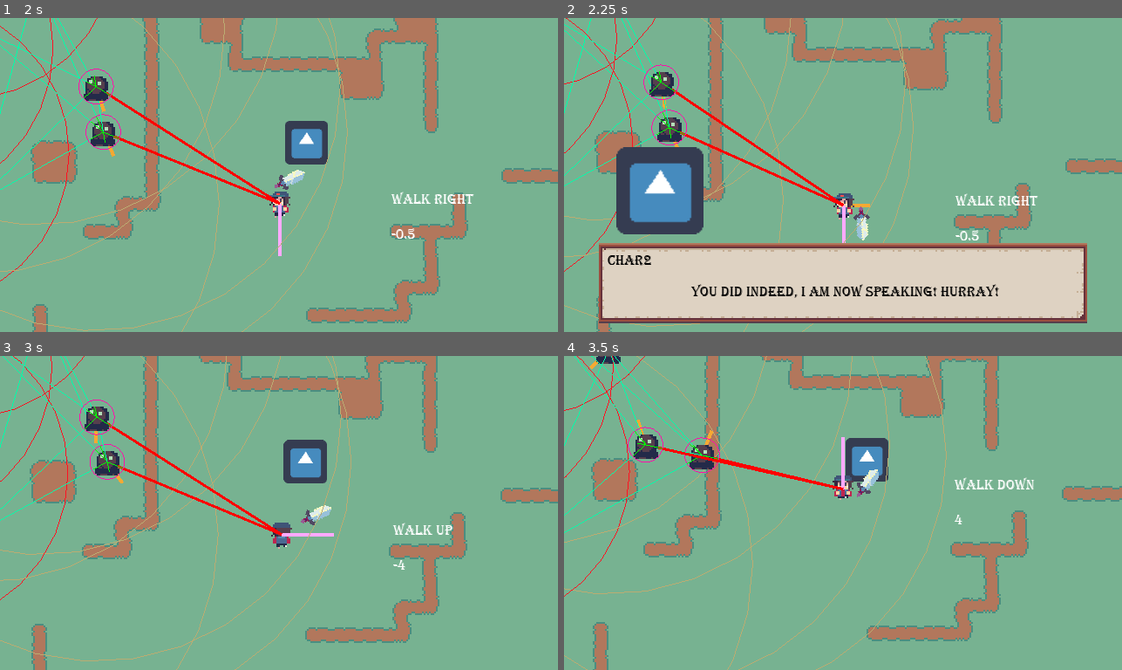
Above: before the commit, frames 1-4 (two rows, left to right).
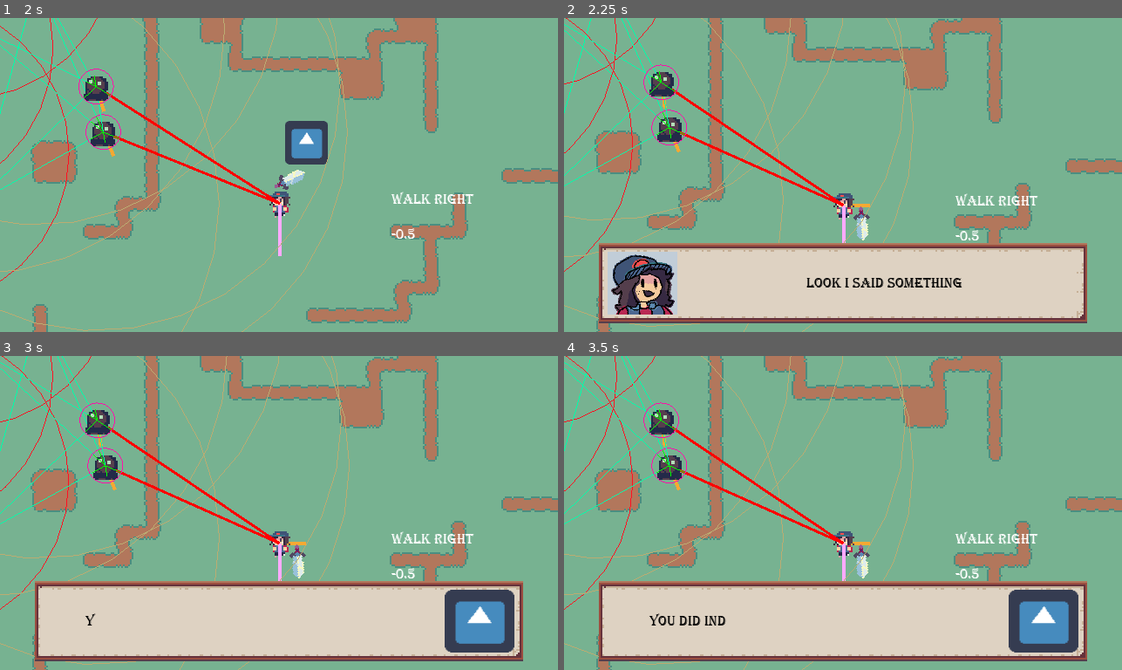
Above: after the commit, the same moments.

Repository: OceanBoy612/SimpleRPG
Game: Godot game, scene res://Code/Maps/Map1.tscn
Same seed, same stepped clock (60 frames per second), same inputs: the game is played once before the commit and once after it. The engine's default icon, where the game draws it, is replaced by a stand-in: a white triangle on a blue panel in a dark square.
Inputs (mouse positions are in pixels of both pictures, inside the frame that each line leads up to):
- Up to frame 1 (2 s): tap Enter (ui_accept) at 0.5, 0.77, 1.52 s; move the mouse to (401, 159) at 0.52 s; hold Right (ui_right) 0.53-1.28 s; hold E (interact) 0.53-1.28 s; click (401, 159) at 0.67 s; move the mouse to (167, 190) at 1.27 s; hold Down (ui_down) from 1.28 s (still down); click (167, 190) at 1.35 s; tap E (interact) at 1.55 s
- Up to frame 2 (2.25 s): move the mouse to (898, 105) at 2.02 s; release Down (ui_down) at 2.03 s; hold Right (ui_right) from 2.03 s (still down); hold E (interact) from 2.03 s (still down); click (898, 105) at 2.17 s
- Up to frame 3 (3 s): tap Enter (ui_accept) at 2.75 s; move the mouse to (279, 513) at 2.77 s; release Right (ui_right) at 2.78 s; release E (interact) at 2.78 s; hold Up (ui_up) from 2.78 s (still down); tap E (interact) at 2.85 s; click (279, 513) at 2.92 s
- Up to frame 4 (3.5 s): keep holding Up (ui_up); tap Enter (ui_accept) at 3.02 s

Frame 1 is identical in both runs. In frame 2, 8.3% of the frame differs, in the area x 7-78%, y 41-95%; in frame 3, 35%; in frame 4, 37%, in the area x 0-100%, y 0-100%.

Commit message:
added typewriter effect to dialogue and faces can be on left or right side now

Diff:
--- a/src/Code/Interface/GUI/DialogueBox.gd
+++ b/src/Code/Interface/GUI/DialogueBox.gd
@@ -2,6 +2,8 @@
 class_name DialogueBox
 
 signal dialogue_ended
+
+export var chars_per_second = 21
 
 onready var dialogue_player = $DialoguePlayer as DialoguePlayer
 
@@ -11,7 +13,10 @@
 #onready var button_next = $Panel/MC/Rows/Columns/ButtonNext as Button
 #onready var button_finished = $Panel/MC/Rows/Columns/ButtonFinished as Button
 
-onready var portrait = $Portrait as TextureRect
+onready var portrait_l = $Panel/MC/Rows/Columns/PortraitLeft as TextureRect
+onready var portrait_r = $Panel/MC/Rows/Columns/PortraitRight as TextureRect
+
+onready var tween = $Tween as Tween
 
 var dialogue_finished = false
 
@@ -27,11 +32,7 @@
 	update_content()
 	show()
 	dialogue_finished = false
-
-
-func _on_ButtonNext_pressed() -> void:
-	dialogue_player.next()
-	update_content()
+	start_type_write()
 
 
 func _on_DialoguePlayer_finished() -> void:
@@ -41,29 +42,42 @@
 #	button_finished.show()
 
 
-func _on_ButtonFinished_pressed() -> void:
-	emit_signal("dialogue_ended")
-	hide()
-
-
 func update_content() -> void:
 	var dialogue_player_name = dialogue_player.title
 	name_label.text = DialogueDatabase.get_display_name(dialogue_player_name)
 	text_label.text = dialogue_player.text
-	portrait.texture = DialogueDatabase.get_texture(
+	var tex = DialogueDatabase.get_texture(
 		dialogue_player_name, dialogue_player.expression
 	)
+	portrait_l.texture = tex
+	portrait_r.texture = tex
+	if dialogue_player.side == "left":
+		portrait_l.show()
+		portrait_r.hide()
+	else:
+		portrait_r.show()
+		portrait_l.hide()
+
+
+func start_type_write():
+	var duration = text_label.text.length() / chars_per_second
+	tween.interpolate_property(text_label, "percent_visible",
+			0, 1, duration, Tween.TRANS_LINEAR)
+	tween.start()
 
 
 
 func _on_DialogueBox_gui_input(event):
 	var cond1 = event is InputEventMouseButton and event.is_pressed()
-	var cond2 = event.is_action_pressed("interact") # dones't work
+	var cond2 = event.is_action_pressed("interact") # doesn't work
 #	print(event, cond1, cond2)
 	if cond1 or cond2:
-		if dialogue_finished:
+		if tween.is_active():
+			tween.seek(tween.get_runtime()) # finish the tween
+		elif dialogue_finished:
 			emit_signal("dialogue_ended")
 			hide()
 		else:
 			dialogue_player.next()
 			update_content()
+			start_type_write()
--- a/src/Code/Interface/GUI/DialogueBox.tscn
+++ b/src/Code/Interface/GUI/DialogueBox.tscn
@@ -1,28 +1,14 @@
-[gd_scene load_steps=4 format=2]
+[gd_scene load_steps=5 format=2]
 
 [ext_resource path="res://Art/~Sprites/Text box.png" type="Texture" id=1]
 [ext_resource path="res://Code/Interface/GUI/DialogueBox.gd" type="Script" id=2]
 [ext_resource path="res://Code/dialogue/DialoguePlayer.tscn" type="PackedScene" id=3]
+[ext_resource path="res://Art/~Sprites/Player Portrait.png" type="Texture" id=4]
 
 [node name="DialogueBox" type="Control"]
 anchor_right = 1.0
 anchor_bottom = 1.0
 script = ExtResource( 2 )
-__meta__ = {
-"_edit_use_anchors_": false
-}
-
-[node name="Portrait" type="TextureRect" parent="."]
-anchor_left = 1.0
-anchor_top = 1.0
-anchor_right = 1.0
-anchor_bottom = 1.0
-margin_left = -289.89
-margin_top = -105.529
-margin_right = -239.89
-margin_bottom = -55.5288
-mouse_filter = 2
-expand = true
 __meta__ = {
 "_edit_use_anchors_": false
 }
@@ -67,6 +53,7 @@
 custom_constants/separation = 0
 
 [node name="Name" type="Label" parent="Panel/MC/Rows"]
+visible = false
 self_modulate = Color( 0, 0, 0, 1 )
 margin_right = 270.0
 margin_bottom = 10.0
@@ -74,7 +61,6 @@
 text = "Name"
 
 [node name="Columns" type="HBoxContainer" parent="Panel/MC/Rows"]
-margin_top = 10.0
 margin_right = 270.0
 margin_bottom = 36.0
 rect_pivot_offset = Vector2( -74.5, 22.5 )
@@ -85,10 +71,22 @@
 "_edit_use_anchors_": false
 }
 
+[node name="PortraitLeft" type="TextureRect" parent="Panel/MC/Rows/Columns"]
+margin_right = 40.0
+margin_bottom = 36.0
+rect_min_size = Vector2( 40, 0 )
+mouse_filter = 2
+texture = ExtResource( 4 )
+expand = true
+__meta__ = {
+"_edit_use_anchors_": false
+}
+
 [node name="Text" type="Label" parent="Panel/MC/Rows/Columns"]
 self_modulate = Color( 0, 0, 0, 1 )
-margin_right = 270.0
-margin_bottom = 26.0
+margin_left = 48.0
+margin_right = 222.0
+margin_bottom = 36.0
 size_flags_horizontal = 3
 size_flags_vertical = 5
 text = "Dialogue Text"
@@ -97,34 +95,21 @@
 autowrap = true
 clip_text = true
 
-[node name="ButtonNext" type="Button" parent="Panel/MC/Rows/Columns"]
-visible = false
-margin_left = 225.0
-margin_top = 2.0
+[node name="PortraitRight" type="TextureRect" parent="Panel/MC/Rows/Columns"]
+margin_left = 230.0
 margin_right = 270.0
-margin_bottom = 24.0
-rect_min_size = Vector2( 40, 20 )
+margin_bottom = 36.0
+rect_min_size = Vector2( 40, 0 )
 mouse_filter = 2
-size_flags_vertical = 4
-text = "Next"
-
-[node name="ButtonFinished" type="Button" parent="Panel/MC/Rows/Columns"]
-visible = false
-margin_left = 280.0
-margin_top = 14.0
-margin_right = 320.0
-margin_bottom = 34.0
-rect_min_size = Vector2( 40, 20 )
-mouse_filter = 2
-size_flags_vertical = 4
-text = "End"
+texture = ExtResource( 4 )
+expand = true
 __meta__ = {
-"_editor_description_": ""
+"_edit_use_anchors_": false
 }
 
 [node name="DialoguePlayer" parent="." instance=ExtResource( 3 )]
 
+[node name="Tween" type="Tween" parent="."]
+
 [connection signal="gui_input" from="." to="." method="_on_DialogueBox_gui_input"]
-[connection signal="pressed" from="Panel/MC/Rows/Columns/ButtonNext" to="." method="_on_ButtonNext_pressed"]
-[connection signal="pressed" from="Panel/MC/Rows/Columns/ButtonFinished" to="." method="_on_ButtonFinished_pressed"]
 [connection signal="finished" from="DialoguePlayer" to="." method="_on_DialoguePlayer_finished"]
--- a/src/Code/dialogue/DialoguePlayer.gd
+++ b/src/Code/dialogue/DialoguePlayer.gd
@@ -8,6 +8,7 @@
 var title: String = ""
 var text: String = ""
 var expression: String
+var side: String
 
 var _conversation: Array
 var _index_current: int = 0
@@ -32,5 +33,6 @@
 	text = _conversation[_index_current].text
 	title = _conversation[_index_current].name
 	expression = _conversation[_index_current].expression
+	side = _conversation[_index_current].side
 	if _index_current == _conversation.size() - 1:
 		emit_signal("finished")
--- a/src/Code/dialogue/data/test_conversation.json
+++ b/src/Code/dialogue/data/test_conversation.json
@@ -1,4 +1,4 @@
 {
-    "001" : {"name":"Char1", "expression": "neutral", "text":"Look I said something" },
-    "002" : {"name":"Char2", "expression": "neutral", "text":"You did indeed, I am now speaking! Hurray!" }
+    "001" : {"name":"Char1", "side":"left", "expression": "neutral", "text":"Look I said something" },
+    "002" : {"name":"Char2", "side":"right", "expression": "neutral", "text":"You did indeed, I am now speaking! Hurray!" }
 }
